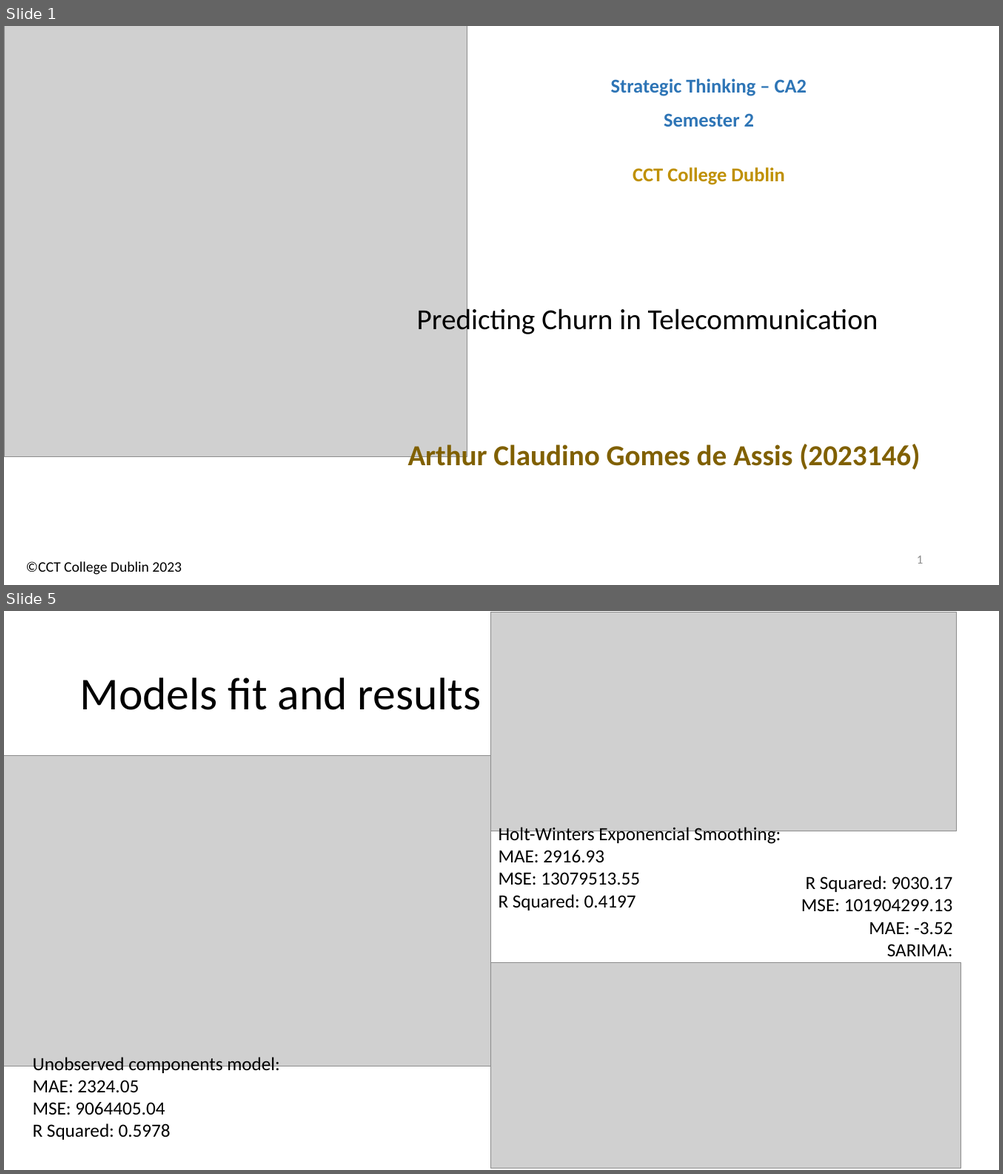
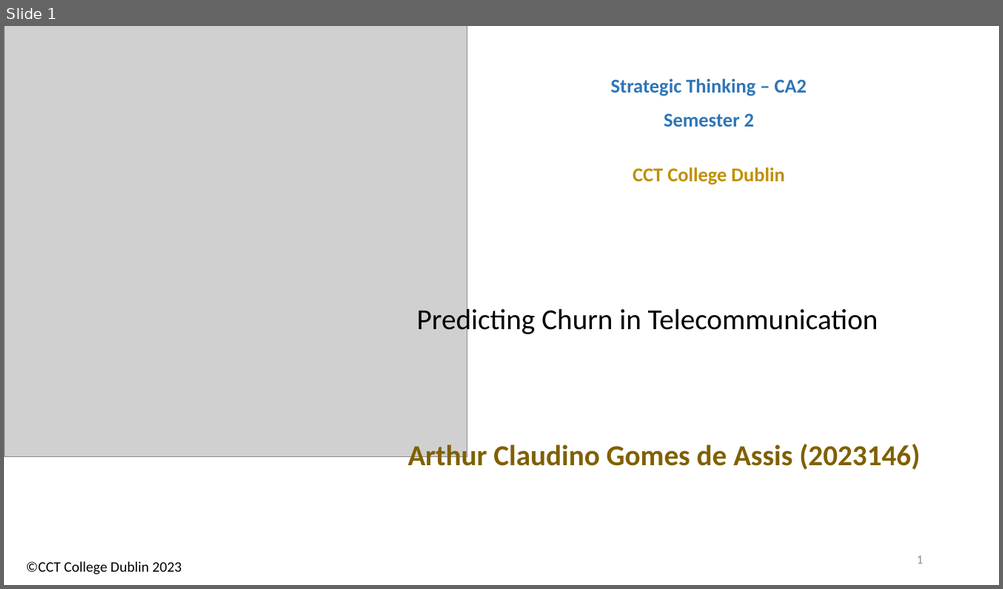
Before and after one commit to arthurcct2023/Python-Predicting-Churn-in-Telecommunication, a slide deck: ArthurAssis_ST_HDip_CA2_Semester2.pptx. Shown one above the other, each under a label of ours: slides 1 and 5 before the commit, slide 1 after it; the slides between them are not shown. The pictures are 1003x1174 and 1003x589 pixels, drawn with LibreOffice and Linux fonts; fonts in the diff are those of the drawing; grey boxes stand for pictures. Boxes give left, top, right and bottom in pixels: in the first picture for what was removed or moved away, otherwise in the second. Text is boxed around its words. In the diff, an @@ line names an element or a change of style, - is before the commit and + after.

```diff
--- a/ArthurAssis_ST_HDip_CA2_Semester2.pptx
+++ b/ArthurAssis_ST_HDip_CA2_Semester2.pptx
@@ slide 5 removed at (x1=4, y1=611, x2=999, y2=1170), background #FFFFFF @@
@@ picture removed at (x1=490, y1=612, x2=956, y2=831) @@
@@ title removed at (x1=79, y1=678, x2=481, y2=710) @@
-Models fit and results
@@ picture removed at (x1=4, y1=756, x2=490, y2=1067) @@
@@ text removed at (x1=498, y1=827, x2=780, y2=911) @@
-Holt-Winters Exponencial Smoothing:
-MAE: 2916.93
-MSE: 13079513.55
-R Squared: 0.4197
@@ text removed at (x1=801, y1=876, x2=953, y2=957) @@
-R Squared: 9030.17
-MSE: 101904299.13
-MAE: -3.52
-SARIMA:
@@ picture removed at (x1=490, y1=963, x2=961, y2=1169) @@
@@ text removed at (x1=33, y1=1057, x2=280, y2=1140) @@
-Unobserved components model:
-MAE: 2324.05
-MSE: 9064405.04
-R Squared: 0.5978
```
Also in this commit, not shown: 13 slides added, 4 other slides removed, 8 other files.
